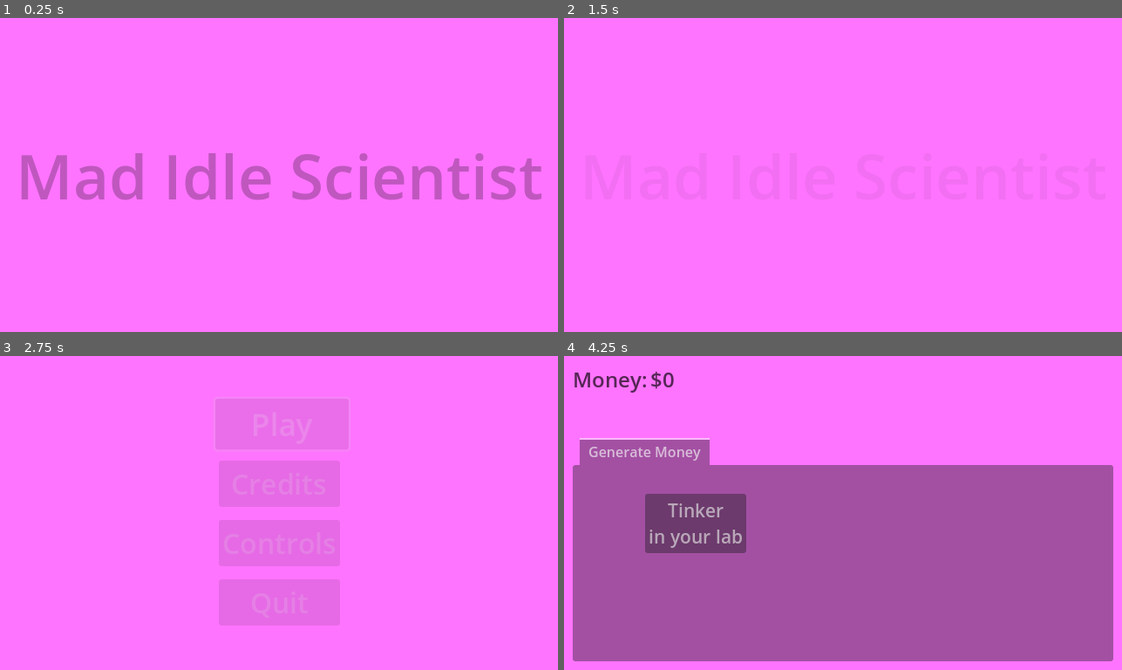
Above: before the commit, frames 1-4 (two rows, left to right).
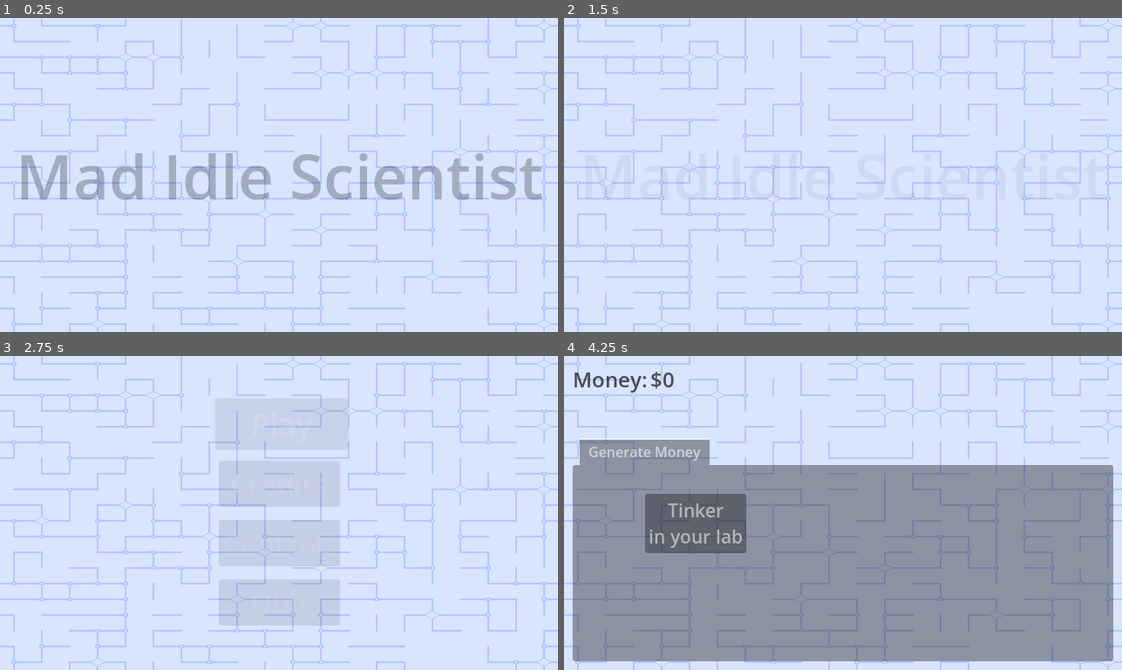
Above: after the commit, the same moments.

Repository: Habidakus/mad-idle-scientist
Game: Godot game, scene res://Scenes/main.tscn
Same seed, same stepped clock (60 frames per second), same inputs: the game is played once before the commit and once after it.
Inputs (mouse positions are in pixels of both pictures, inside the frame that each line leads up to):
- Up to frame 1 (0.25 s): no input
- Up to frame 2 (1.5 s): tap Enter at 0.5 s; move the mouse to (965, 159) at 0.52 s; tap 1 at 0.6 s; click (965, 159) at 0.67 s; drag from (731, 190) to (815, 237) at 1.27 s
- Up to frame 3 (2.75 s): click "Play" at 2 s
- Up to frame 4 (4.25 s): click "Play" at 2.75 s; tap Space at 3.5 s; move the mouse to (898, 443) at 3.52 s; tap 3 at 3.6 s; click (898, 443) at 3.67 s

The runs differ from the first frame. In frame 1, 100% of the frame differs, in the area x 0-100%, y 0-100%; in frame 2, 100%; in frame 3, 100%; in frame 4, 100%.

Commit message:
Added mutating background that will look like a circuit board

Diff:
--- /dev/null
+++ b/Art/circuit.gdshader
@@ -0,0 +1,102 @@
+shader_type canvas_item;
+
+uniform float zoom = 12;
+uniform float timeScale = 1;
+uniform sampler3D noiseImage;
+uniform vec4 color_a : source_color = vec4(0.901961,0.919608,0.966667, 1);
+uniform vec4 color_b : source_color = vec4(0.366667,0.366667,0.298039, 1);
+
+float fbm3 (in vec2 st, in float z) {
+	vec3 dummy;
+	vec3 m = modf(vec3(st, z), dummy);
+	float tul = texture(noiseImage, m).r;
+	return tul;
+}
+
+float fbm2 (in vec2 st) {
+	return fbm3(st, 0.5);
+}
+
+vec2 center(in vec2 p)
+{
+	return (p / 2.0) + vec2(0.5, 0.5);
+}
+
+float uncenter(in float p)
+{
+	return (p * 2.0) - 1.;
+}
+
+
+// First pass at making an ever changing circuit diagram in the background
+// but maybe draw more symbols from https://electronicsclub.info/circuitsymbols.htm
+// also turn single input lines (inner_tot set to 1) to either a ground or
+// antenna.
+void fragment() {
+	float tm = 0.15 * timeScale * TIME;
+	vec2 zup = floor(UV * zoom);
+	vec2 inner_coord = floor((UV * zoom - zup) * 15.0);
+	vec2 coord = zup / zoom;
+	float offset = 1.0 / (2.0 * zoom);
+	float inner_val = fbm3(coord, tm);
+	float top_val = round(fbm3(coord - offset * vec2(0, 1), tm));
+	float bot_val = round(fbm3(coord + offset * vec2(0, 1), tm));
+	float right_val = round(fbm3(coord + offset * vec2(1, 0), tm));
+	float left_val = round(fbm3(coord - offset * vec2(1, 0), tm));
+	int x = int(inner_coord.x);
+	int y = int(inner_coord.y);
+	float v = 0.0;
+	float inner_tot = top_val + bot_val + right_val + left_val;
+	int d = 0;
+	if (inner_tot < 2.5)
+	{
+		d = 2;
+	}
+	else if (inner_tot > 3.5)
+	{
+		d = -2;
+	}
+	if (x == 7)
+	{
+		if (y - d < 6 && top_val > 0.5)
+			v = 1.0;
+		else if (y + d > 8 && bot_val > 0.5)
+			v = 1.0;
+
+		if (inner_tot > 0.5 && inner_tot < 2.5 && y == 7)
+			v = 1.0;
+	}
+	else if (y == 7)
+	{
+		if (x - d < 6 && left_val > 0.5)
+			v = 1.0;
+		else if (x + d > 8 && right_val > 0.5)
+			v = 1.0;
+	}
+	if (inner_tot > 2.5)
+	{
+		if (inner_tot > 3.5)
+		{
+			if (x > 3 && x < 11 && y > 3 && y < 11)
+			{
+				if (x + 2 == y - 2)
+					v = 1.0;
+				else if (x - 2 == y + 2)
+					v = 1.0;
+				else if (x + 2 == 12 - y)
+					v = 1.0;
+				else if (x - 6 == 12 - y)
+					v = 1.0;
+			}
+		}
+		else
+		{
+			if ((x == 6 || x == 8) && y > 5 && y < 9)
+				v = 1.0;
+			if ((y == 6 || y == 8) && x > 5 && x < 9)
+				v = 1.0;
+		}
+	}
+
+	COLOR = mix(color_a, color_b, round(v));
+}
--- a/Scenes/main.tscn
+++ b/Scenes/main.tscn
@@ -1,8 +1,9 @@
-[gd_scene load_steps=14 format=3 uid="uid://7cvnh6gy8rxu"]
+[gd_scene load_steps=18 format=3 uid="uid://7cvnh6gy8rxu"]
 
 [ext_resource type="Script" path="res://Scripts/StateMachine/StateMachine.gd" id="1_2u3i6"]
 [ext_resource type="Script" path="res://Scripts/main.gd" id="1_wetco"]
 [ext_resource type="Script" path="res://Scripts/StateMachine/StateMachineState_AnyKeyToContinue.gd" id="2_6bx2r"]
+[ext_resource type="Shader" path="res://Art/circuit.gdshader" id="2_cwy5l"]
 [ext_resource type="Script" path="res://Scripts/StateMachine/StateMachineState_MainMenu.gd" id="3_dgp3i"]
 [ext_resource type="Script" path="res://Scripts/Decorators/ControlDecorator.gd" id="4_hagyi"]
 [ext_resource type="PackedScene" uid="uid://c58yyta2hdulp" path="res://Scenes/game_state.tscn" id="5_wjm77"]
@@ -14,6 +15,22 @@
 [ext_resource type="Resource" uid="uid://c57phb1thingm" path="res://ResearchTracks/rtd_marsupial_augmentation.tres" id="12_qptde"]
 [ext_resource type="Resource" uid="uid://dj738j1jvljk4" path="res://ResearchTracks/rtd_kaiju.tres" id="13_4jbdl"]
 
+[sub_resource type="FastNoiseLite" id="FastNoiseLite_hue2p"]
+frequency = 0.4535
+
+[sub_resource type="NoiseTexture3D" id="NoiseTexture3D_nlxxi"]
+seamless = true
+seamless_blend_skirt = 0.608
+noise = SubResource("FastNoiseLite_hue2p")
+
+[sub_resource type="ShaderMaterial" id="ShaderMaterial_nkimx"]
+shader = ExtResource("2_cwy5l")
+shader_parameter/zoom = 20.0
+shader_parameter/timeScale = 0.002
+shader_parameter/color_a = Color(0.85, 0.8925, 1, 1)
+shader_parameter/color_b = Color(0.7, 0.785, 1, 1)
+shader_parameter/noiseImage = SubResource("NoiseTexture3D_nlxxi")
+
 [node name="Main" type="Control"]
 layout_mode = 3
 anchors_preset = 15
@@ -24,6 +41,7 @@
 script = ExtResource("1_wetco")
 
 [node name="ColorRect" type="ColorRect" parent="."]
+material = SubResource("ShaderMaterial_nkimx")
 layout_mode = 1
 anchors_preset = 15
 anchor_right = 1.0
